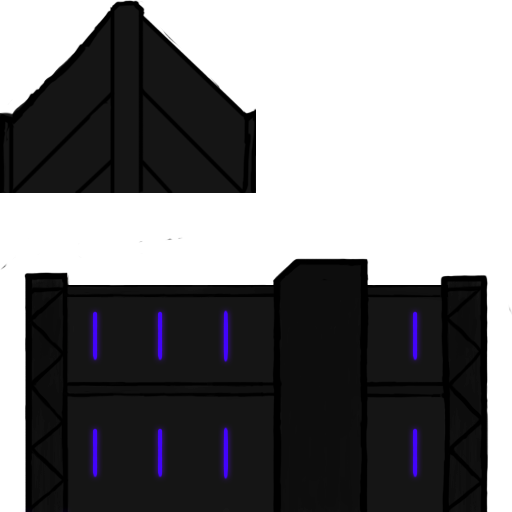
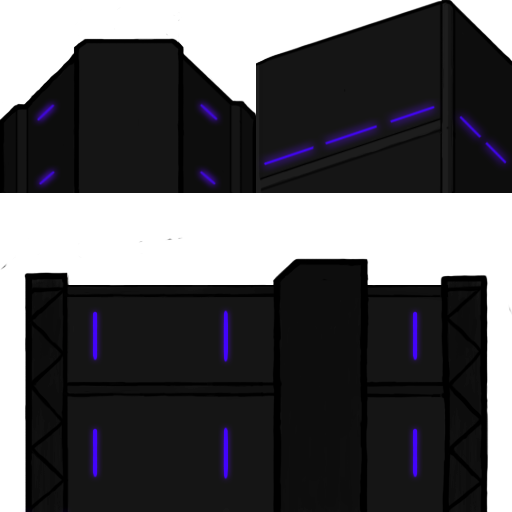
Layer changes from the first 512×512 image to the second:
added group "Group 3" with 3 layers above "Group 2" over [192, 0, 512, 193]
added layer "Layer 10" in group "Group 3" over [263, 105, 507, 166]
added layer "Layer 8" in group "Group 3" over [245, 0, 512, 193]
added layer "Layer 9" in group "Group 3" over [192, 0, 512, 193]
added layer "Layer 11" in group "Group 2" over [36, 103, 219, 186]
painted on "Layer 5" over [0, 0, 269, 193]
painted on "Layer 6" over [0, 0, 261, 193]
painted on "Layer 4" over [157, 311, 163, 478]
